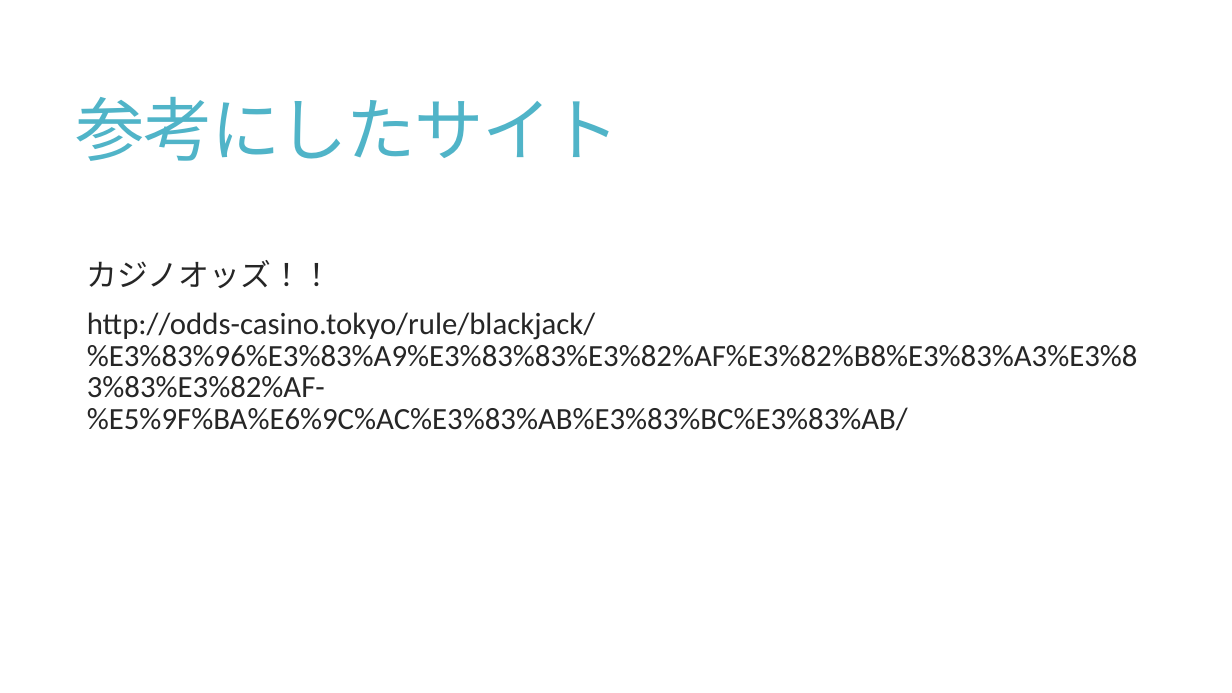
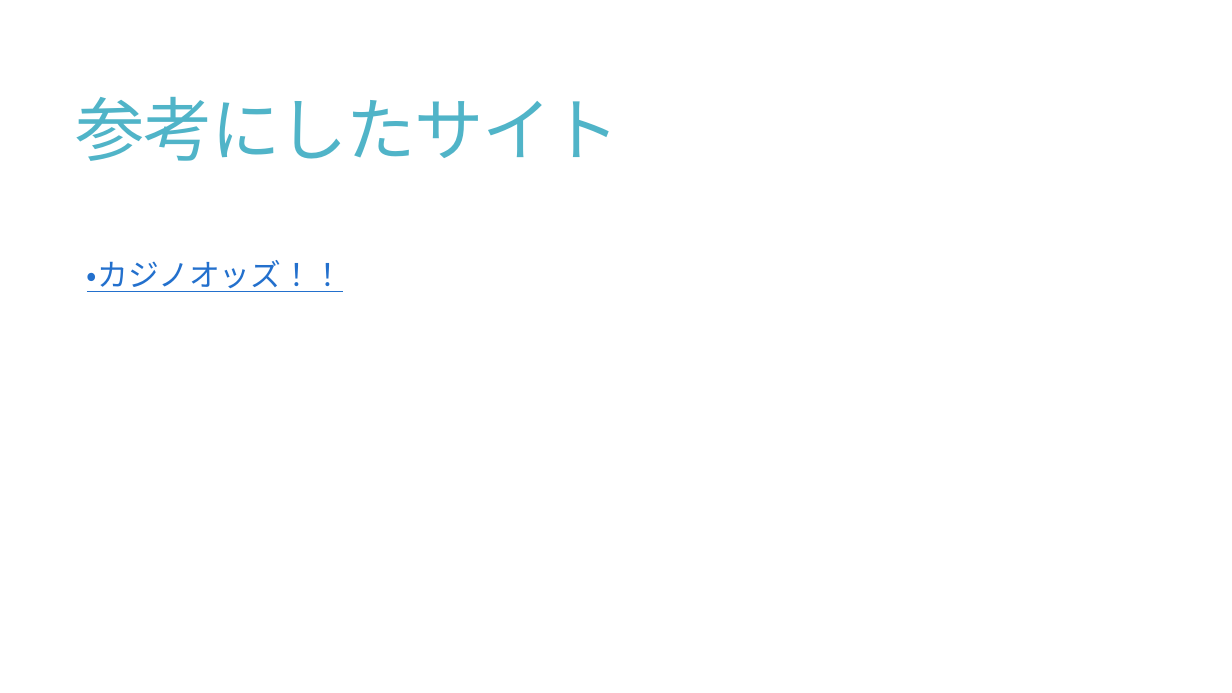
Before and after one commit to masakiishino/Blackjack, a slide deck: slide 6 of Blackjack_Specification.pptx (slide 5 before the commit). Drawn at 1232x693 pixels with LibreOffice and Linux fonts; fonts in the diff are those of the drawing. Boxes give left, top, right and bottom in pixels: in the first picture for what was removed or moved away, otherwise in the second. Text is boxed around its words. In the diff, an @@ line names an element or a change of style, - is before the commit and + after.

```diff
--- a/Blackjack_Specification.pptx
+++ b/Blackjack_Specification.pptx
@@ text at <box>87,260,343,292</box>: text changed; text colour #262626 to #2370CD @@
-  カジノオッズ！！
-  http://odds-casino.tokyo/rule/blackjack/%E3%83%96%E3%83%A9%E3%83%83%E3%82%AF%E3%82%B8%E3%83%A3%E3%83%83%E3%82%AF-%E5%9F%BA%E6%9C%AC%E3%83%AB%E3%83%BC%E3%83%AB/
+  ・カジノオッズ！！
```
Also in this commit, not shown: 5 other slides changed, 1 slide added, 3 other files.
